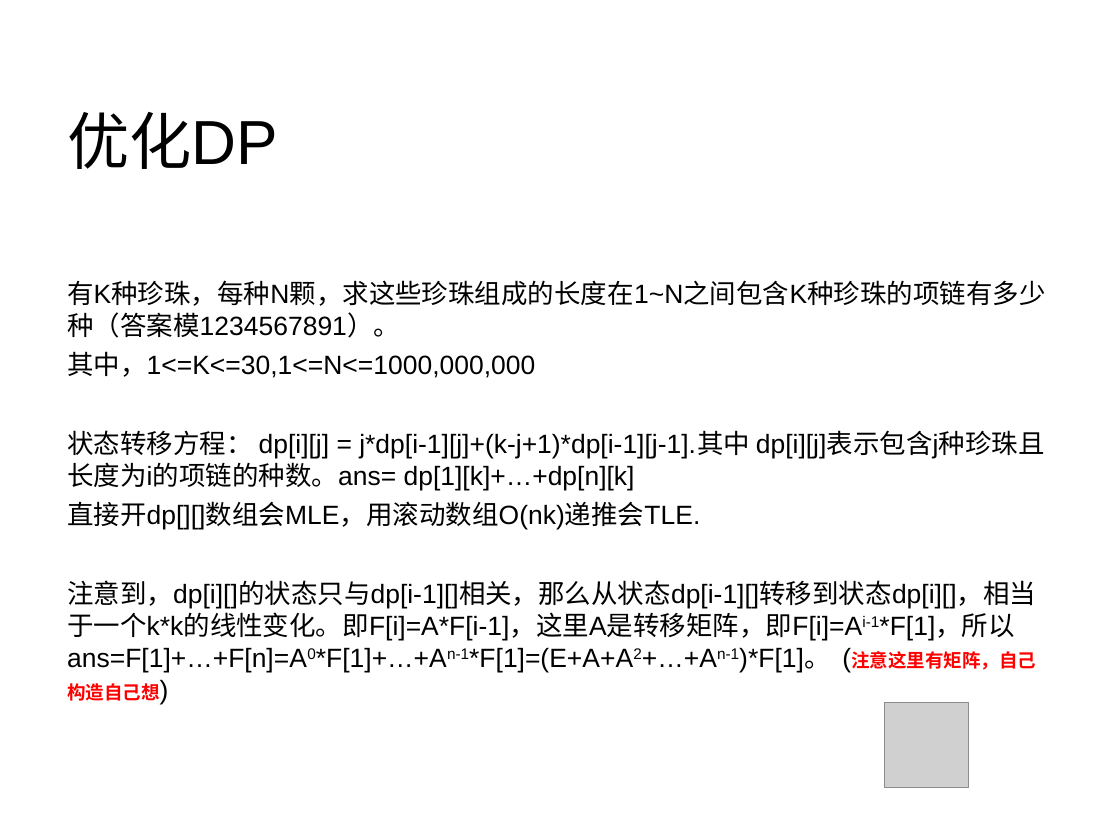
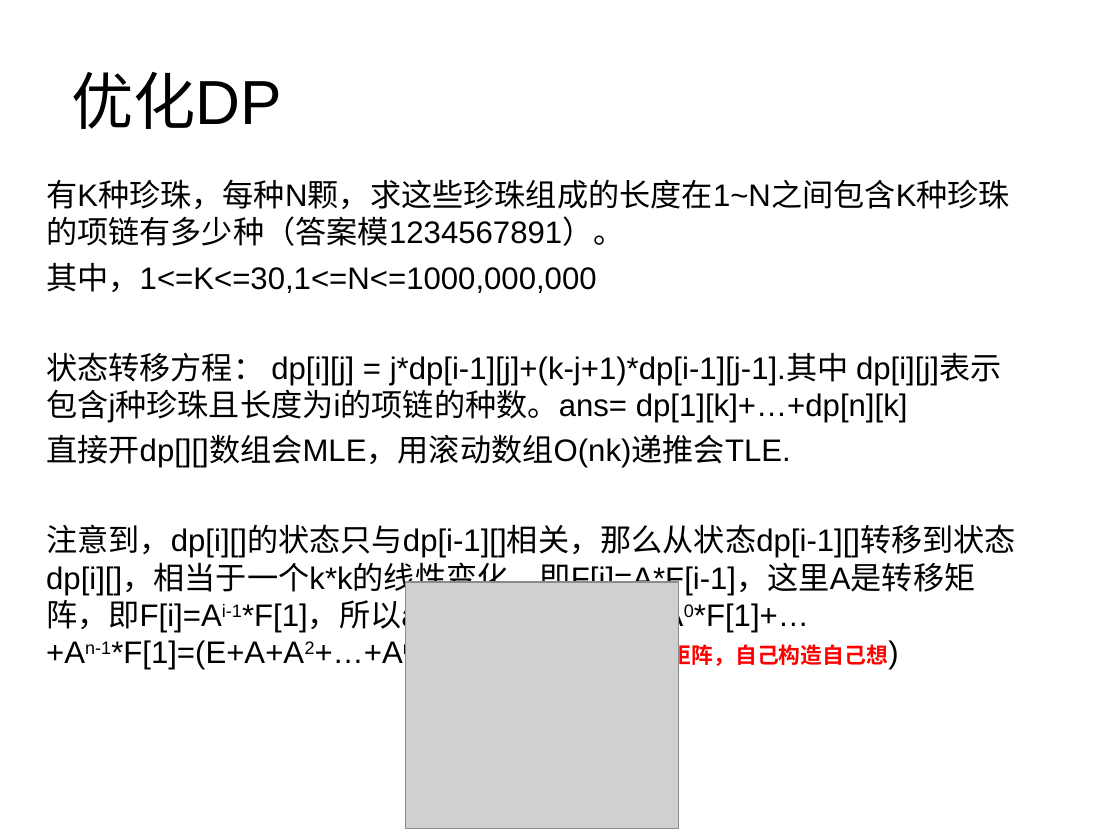
Before and after one commit to halfapri/half, a slide deck: slide 10 of carbuncle/数论/ACM中矩阵的应用.ppt. Drawn at 1120x840 pixels with LibreOffice and Linux fonts; fonts in the diff are those of the drawing; grey boxes stand for pictures; background and template pictures are left out. Boxes give left, top, right and bottom in pixels: in the first picture for what was removed or moved away, otherwise in the second. Text is boxed around its words. In the diff, an @@ line names an element or a change of style, - is before the commit and + after.

Commit message:
矩阵

```diff
--- a/carbuncle/数论/ACM中矩阵的应用.ppt
+++ b/carbuncle/数论/ACM中矩阵的应用.ppt
@@ text "优化DP": place and size @@
-text "优化DP" at (67, 112, 278, 169)
+text "优化DP" at (72, 72, 283, 129)
@@ text "有K种珍珠，每种N颗，求这些珍珠组成的长度在1~N之间包含K种珍珠的项链有多少种（答案模1234567891）。": place and size @@
-text "有K种珍珠，每种N颗，求这些珍珠组成的长度在1~N之间包含K种珍珠的项链有多少种（答案模1234567891）。" at (67, 280, 1045, 701)
+text "有K种珍珠，每种N颗，求这些珍珠组成的长度在1~N之间包含K种珍珠的项链有多少种（答案模1234567891）。" at (46, 179, 1016, 670)
@@ text "有K种珍珠，每种N颗，求这些珍珠组成的长度在1~N之间包含K种珍珠的项链有多少种（答案模1234567891）。" at (46, 179, 1016, 670): size 17 to 20 pt; size 11.9 to 14 pt in "(注意这里有矩阵，自己构造自己想)" @@
@@ picture: place and size @@
-picture at (885, 702, 969, 787)
+picture at (405, 582, 679, 830)
```
Also in this commit, not shown: 3 other slides changed.
